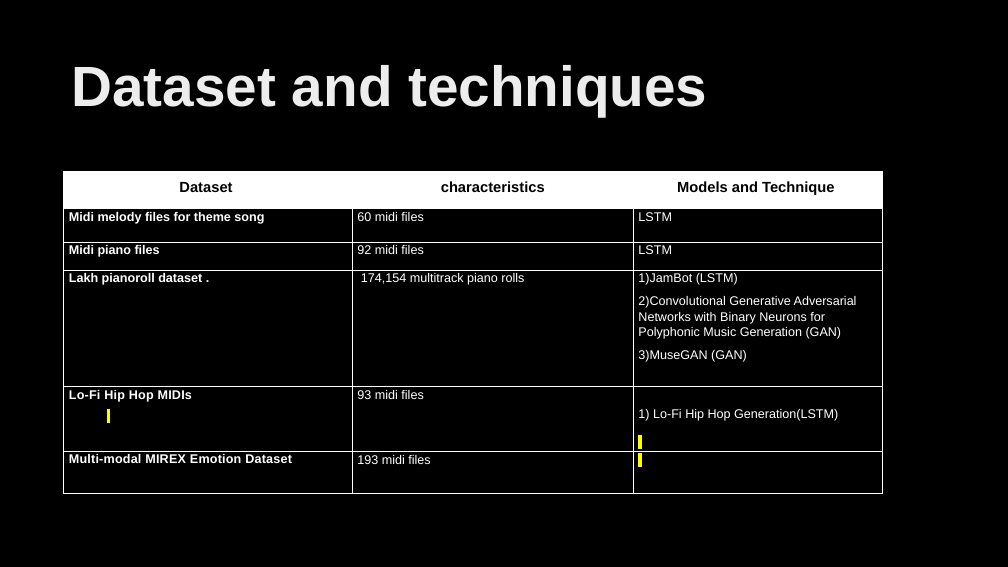
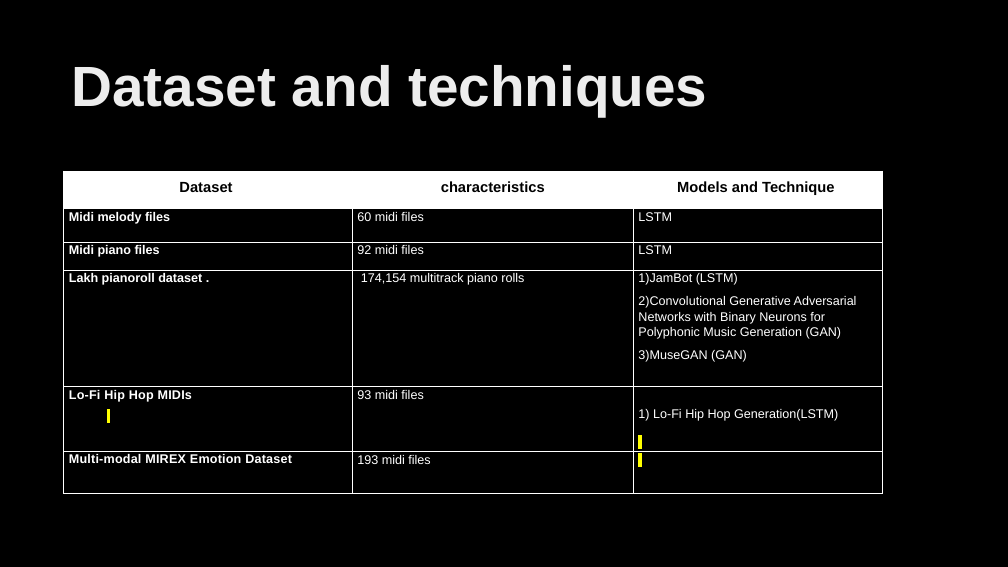
Before and after one commit to 2010030151-satya/Music-generation, a slide deck: slide 7 of presentations/aids_review2.pptx. Drawn at 1008x567 pixels with LibreOffice and Linux fonts; fonts in the diff are those of the drawing. Boxes give left, top, right and bottom in pixels: in the first picture for what was removed or moved away, otherwise in the second. Text is boxed around its words. In the diff, an @@ line names an element or a change of style, - is before the commit and + after.

```diff
--- a/presentations/aids_review2.pptx
+++ b/presentations/aids_review2.pptx
@@ table at (64, 172, 883, 494) @@
-row 2, column 1: Midi melody files for theme song
+row 2, column 1: Midi melody files
```
Also in this commit, not shown: 2 other slides changed, 2 slides added, 2 slides removed.
